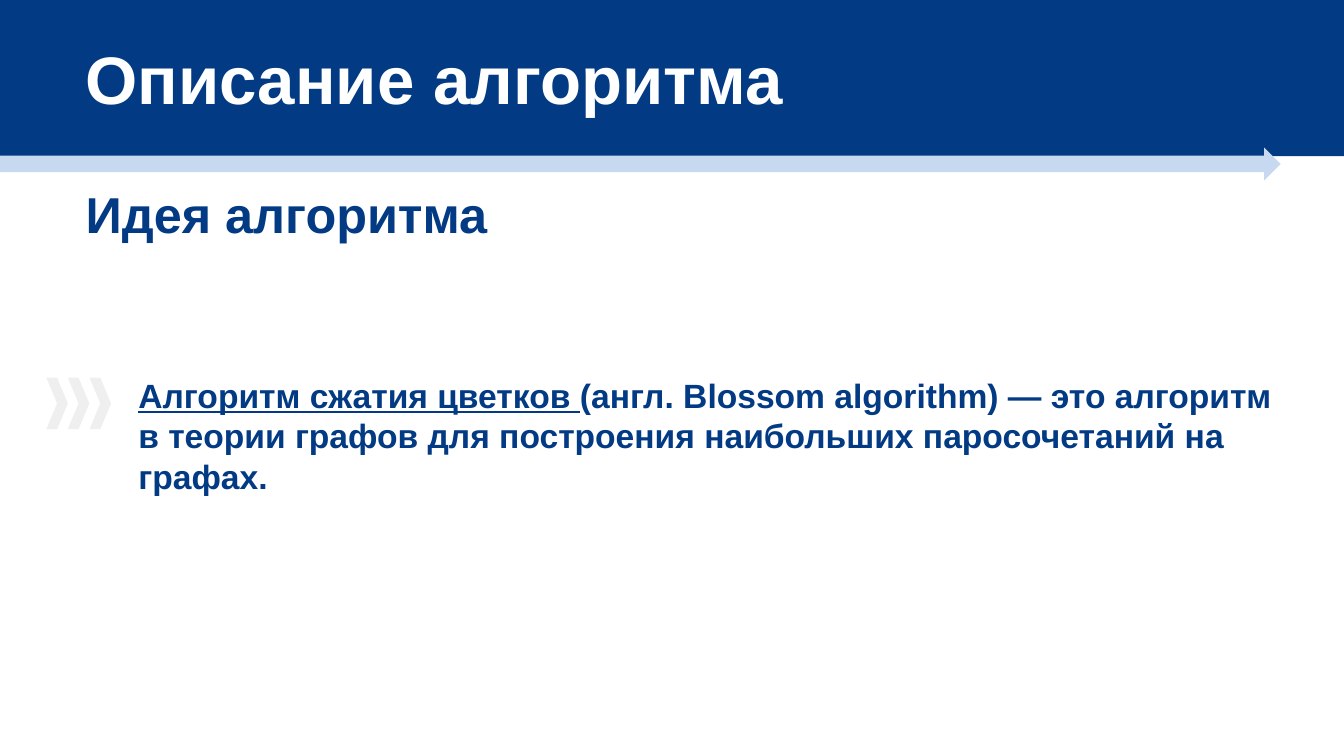
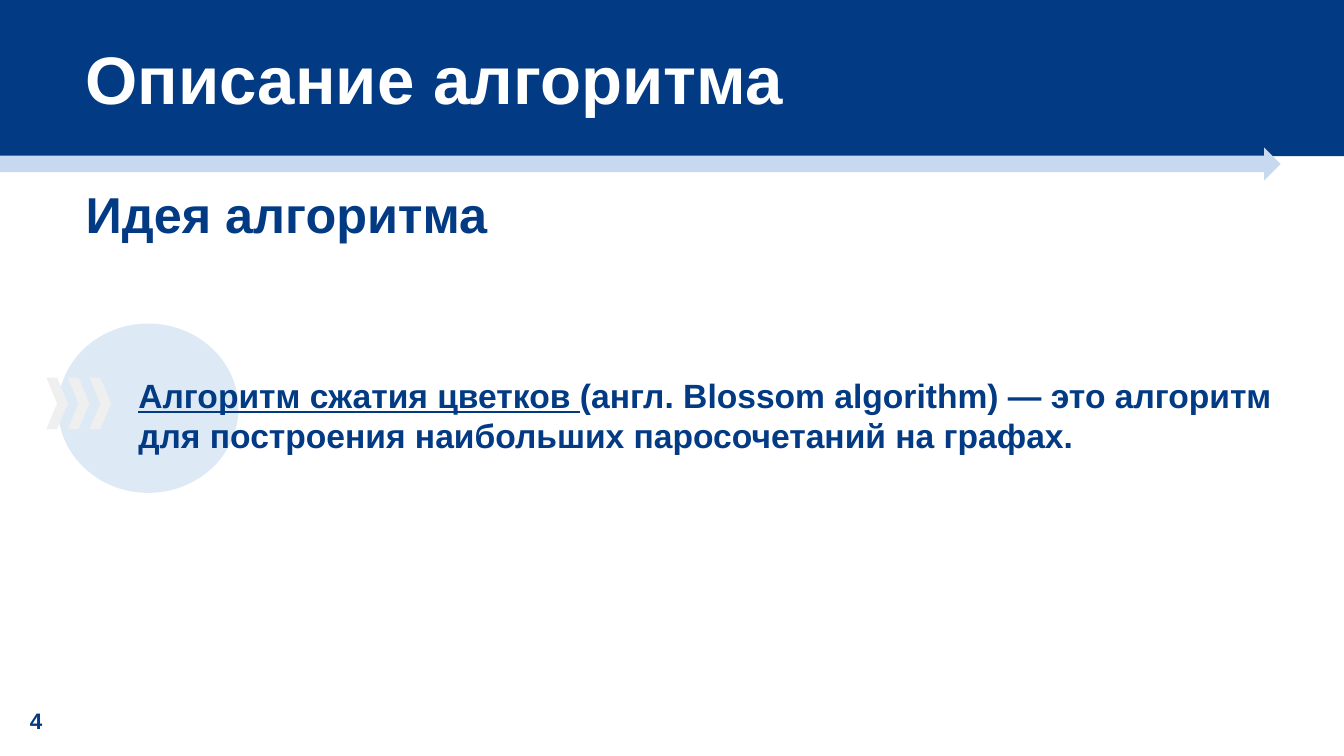
Before and after one commit to evgeniya-f/blossom, a slide deck: slide 4 of Алгоритм сжатия цветков.pptx. Drawn at 1344x756 pixels with LibreOffice and Linux fonts; fonts in the diff are those of the drawing. Boxes give left, top, right and bottom in pixels: in the first picture for what was removed or moved away, otherwise in the second. Text is boxed around its words. In the diff, an @@ line names an element or a change of style, - is before the commit and + after.

```diff
--- a/Алгоритм сжатия цветков.pptx
+++ b/Алгоритм сжатия цветков.pptx
@@ ellipse added at [58,324,239,493], fill #BBD6EE at 49% opacity @@
@@ text at [138,383,1271,455]: text changed @@
-Алгоритм сжатия цветков (англ. Blossom algorithm) — это алгоритм в теории графов для построения наибольших паросочетаний на графах.
+Алгоритм сжатия цветков (англ. Blossom algorithm) — это алгоритм для построения наибольших паросочетаний на графах.
@@ text added at [30,713,42,729], 16 pt, text #023A84, bold @@
+4
```
Also in this commit, not shown: 8 other slides changed, 2 slides added, 1 other file.
